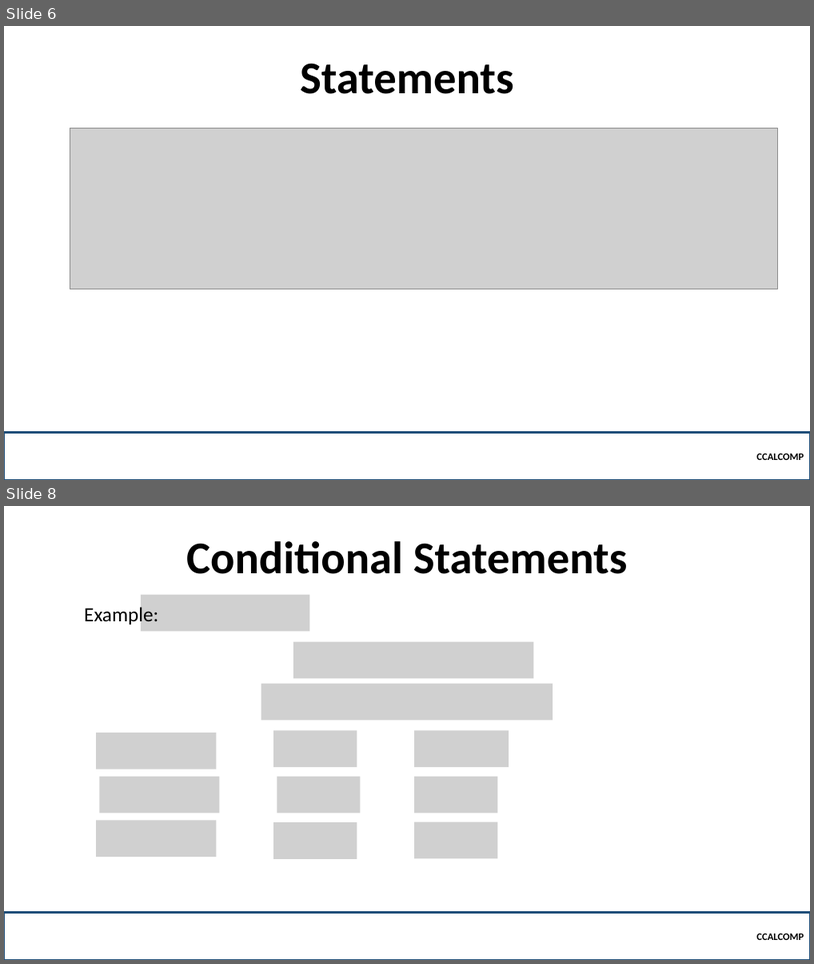
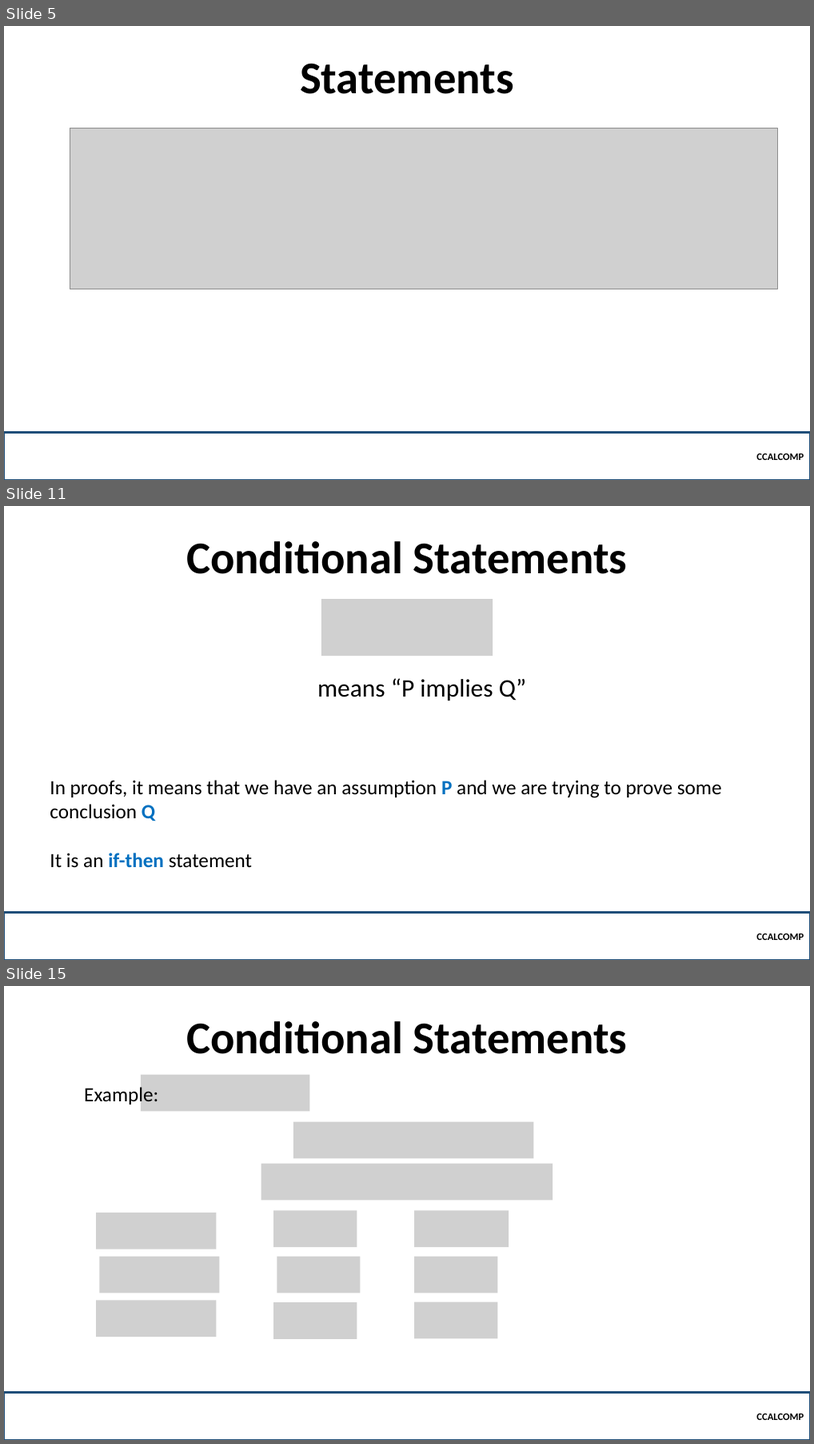
Before and after one commit to robitussin/CCALCOMP, a slide deck: Week 3 - Proofs/Logic.pptx. Shown one above the other, each under a label of ours: slides 6 and 8 before the commit, slides 5, 11 and 15 after it; the slides between them are not shown. The pictures are 814x964 and 814x1444 pixels, drawn with LibreOffice and Linux fonts; fonts in the diff are those of the drawing; grey boxes stand for pictures; background and template pictures are left out. Boxes give left, top, right and bottom in pixels: in the first picture for what was removed or moved away, otherwise in the second. Text is boxed around its words. In the diff, an @@ line names an element or a change of style, - is before the commit and + after.

```diff
--- a/Week 3 - Proofs/Logic.pptx
+++ b/Week 3 - Proofs/Logic.pptx
@@ slide 11 added at bbox=[4, 506, 810, 960], background picture (left out) @@
@@ title added at bbox=[186, 541, 628, 574], 54 pt, text #000000, bold @@
+Conditional Statements
@@ picture added at bbox=[322, 599, 494, 656] @@
@@ text added at bbox=[318, 678, 526, 700], 30 pt, text #000000 @@
+  means “P implies Q”
@@ text added at bbox=[50, 780, 722, 868], 24 pt, text #000000 @@
+In proofs, it means that we have an assumption P and we are trying to prove some conclusion Q
+It is an if-then statement
@@ rectangle added at bbox=[4, 912, 810, 960], outline #1F4E79 2.25 pt, 12 pt, text #000000, bold @@
+CCALCOMP
@@ what was slide 6 is now slide 5 @@
@@ what was slide 8 is now slide 15 @@
```
Also in this commit, not shown: 7 slides changed, 10 other slides added, 1 other file.
